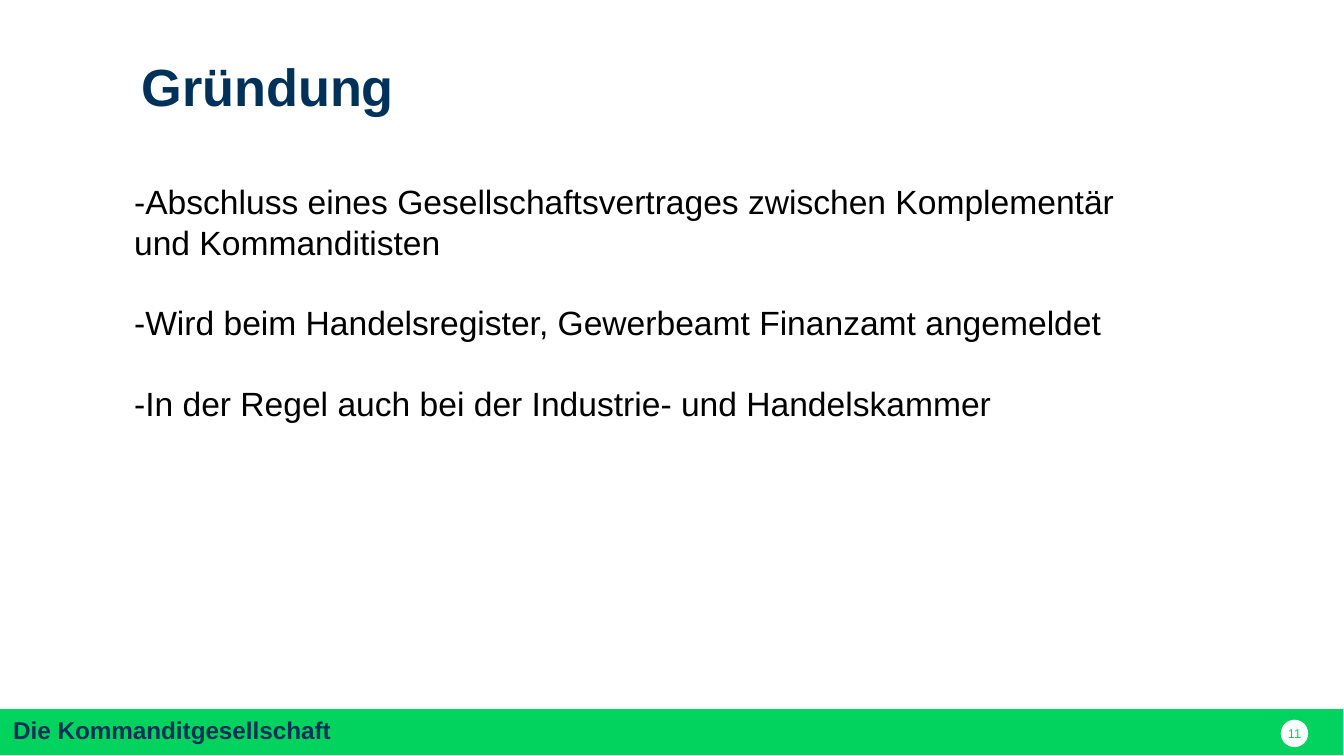
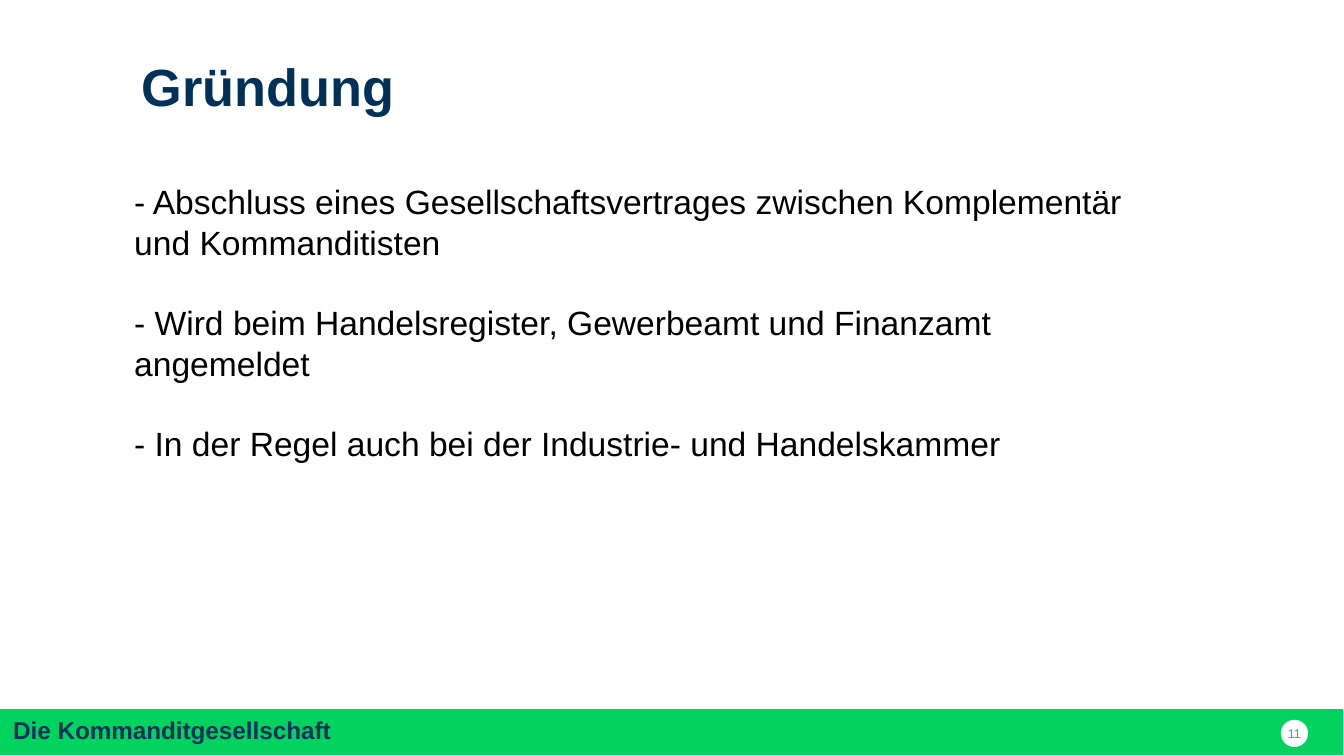
Before and after one commit to nodeg/exercises, a slide deck: slide 11 of FINAL_Referat_BWP_FINAL.pptx. Drawn at 1344x756 pixels with LibreOffice and Linux fonts; fonts in the diff are those of the drawing. Boxes give left, top, right and bottom in pixels: in the first picture for what was removed or moved away, otherwise in the second. Text is boxed around its words. In the diff, an @@ line names an element or a change of style, - is before the commit and + after.

```diff
--- a/FINAL_Referat_BWP_FINAL.pptx
+++ b/FINAL_Referat_BWP_FINAL.pptx
@@ text at bbox=[134, 189, 1121, 462]: text changed @@
--Abschluss eines Gesellschaftsvertrages zwischen Komplementär und Kommanditisten
--Wird beim Handelsregister, Gewerbeamt Finanzamt angemeldet
--In der Regel auch bei der Industrie- und Handelskammer
+- Abschluss eines Gesellschaftsvertrages zwischen Komplementär und Kommanditisten
+- Wird beim Handelsregister, Gewerbeamt und Finanzamt angemeldet
+- In der Regel auch bei der Industrie- und Handelskammer
```
Also in this commit, not shown: 15 other slides changed, 9 slides added, 5 slides removed.
